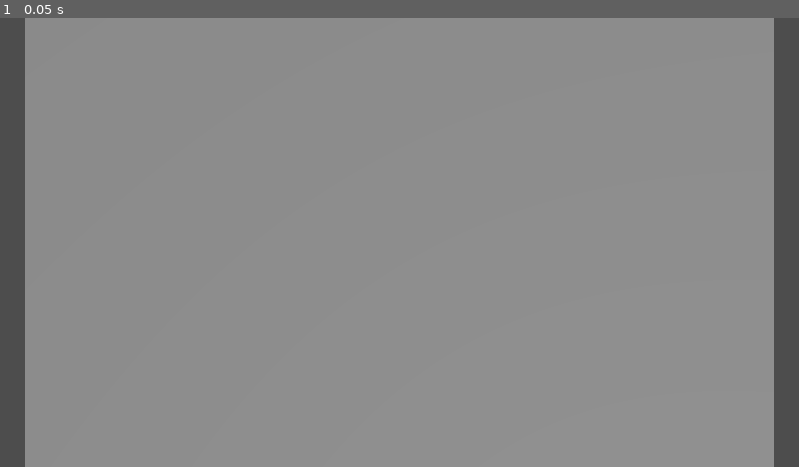
Above: before the commit, frame 1.
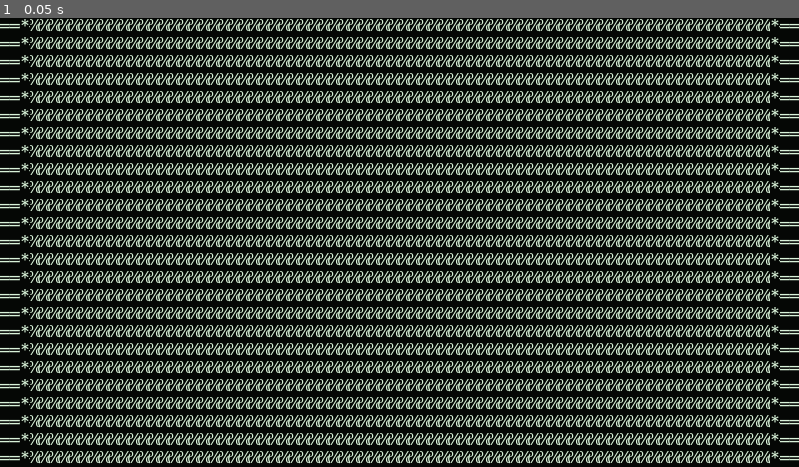
Above: after the commit, the same moment.

Repository: sylwolveryn/godot-narrator
Game: Godot game, scene res://main.tscn
Same seed, same stepped clock (60 frames per second), same inputs: the game is played once before the commit and once after it.
Inputs:
- Up to frame 1 (0.05 s): no input

The runs differ from the first frame. In frame 1, 94% of the frame differs, in the area x 0-100%, y 0-100%.

Commit message:
Add ASCII post-process shader and overlay-layer decision
Implements task-003 and task-004 (decision-001).

Co-Authored-By: Claude Opus 5.5 <noreply@anthropic.com>

Diff:
--- a/main.tscn
+++ b/main.tscn
@@ -1,59 +1,83 @@
 [gd_scene format=3 uid="uid://cd1bjpboqyi2w"]
 
-[ext_resource type="Script" path="res://scripts/rendering/camera_rig.gd" id="1_1bvp3"]
-[ext_resource type="Resource" path="res://resources/config/camera_top_down.tres" id="2_lquwl"]
-[ext_resource type="Script" path="res://scripts/core/run_manager.gd" id="3_7mycd"]
-[ext_resource type="Resource" path="res://resources/config/run_config.tres" id="4_272bh"]
+[ext_resource type="Script" path="res://scripts/rendering/camera_rig.gd" id="1_272bh"]
+[ext_resource type="Resource" path="res://resources/config/camera_top_down.tres" id="2_5vw27"]
+[ext_resource type="Script" path="res://scripts/rendering/ascii_post_process.gd" id="3_kek77"]
+[ext_resource type="Resource" path="res://resources/config/ascii_config.tres" id="4_4c57u"]
+[ext_resource type="Shader" path="res://shaders/ascii_post.gdshader" id="5_efxa6"]
+[ext_resource type="Script" path="res://scripts/core/run_manager.gd" id="6_dg77c"]
+[ext_resource type="Resource" path="res://resources/config/run_config.tres" id="7_ycdy4"]
 
-[sub_resource type="PlaneMesh" id="PlaneMesh_5vw27"]
+[sub_resource type="PlaneMesh" id="PlaneMesh_w48qg"]
 size = Vector2(20, 20)
 
-[sub_resource type="BoxMesh" id="BoxMesh_kek77"]
+[sub_resource type="BoxMesh" id="BoxMesh_vivmo"]
 size = Vector3(20, 1, 1)
 
-[sub_resource type="BoxShape3D" id="BoxShape3D_4c57u"]
+[sub_resource type="BoxShape3D" id="BoxShape3D_2cqfq"]
 size = Vector3(20, 1, 1)
 
-[sub_resource type="BoxMesh" id="BoxMesh_efxa6"]
+[sub_resource type="BoxMesh" id="BoxMesh_yaehf"]
 size = Vector3(20, 1, 1)
 
-[sub_resource type="BoxShape3D" id="BoxShape3D_dg77c"]
+[sub_resource type="BoxShape3D" id="BoxShape3D_074og"]
 size = Vector3(20, 1, 1)
 
-[node name="Main" type="Node3D" unique_id=937857213]
+[sub_resource type="ShaderMaterial" id="ShaderMaterial_cegan"]
+shader = ExtResource("5_efxa6")
+shader_parameter/cell_px = null
+shader_parameter/glyph_count = null
+shader_parameter/fg_color = null
+shader_parameter/bg_color = null
+shader_parameter/scene_color_mix = null
+shader_parameter/brightness_gain = null
 
-[node name="World" type="Node3D" parent="." unique_id=1302900447]
+[node name="Main" type="Node3D" unique_id=1175093792]
 
-[node name="Floor" type="MeshInstance3D" parent="World" unique_id=1738030783]
-mesh = SubResource("PlaneMesh_5vw27")
+[node name="World" type="Node3D" parent="." unique_id=2136756436]
 
-[node name="WallNorth" type="StaticBody3D" parent="World" unique_id=982489944]
+[node name="Floor" type="MeshInstance3D" parent="World" unique_id=1299843974]
+mesh = SubResource("PlaneMesh_w48qg")
+
+[node name="WallNorth" type="StaticBody3D" parent="World" unique_id=1592742581]
 transform = Transform3D(1, 0, 0, 0, 1, 0, 0, 0, 1, 0, 0.5, -10)
 
-[node name="Mesh" type="MeshInstance3D" parent="World/WallNorth" unique_id=100573535]
-mesh = SubResource("BoxMesh_kek77")
+[node name="Mesh" type="MeshInstance3D" parent="World/WallNorth" unique_id=1506100311]
+mesh = SubResource("BoxMesh_vivmo")
 
-[node name="Collision" type="CollisionShape3D" parent="World/WallNorth" unique_id=2007479619]
-shape = SubResource("BoxShape3D_4c57u")
+[node name="Collision" type="CollisionShape3D" parent="World/WallNorth" unique_id=1293760686]
+shape = SubResource("BoxShape3D_2cqfq")
 
-[node name="WallSouth" type="StaticBody3D" parent="World" unique_id=41792913]
+[node name="WallSouth" type="StaticBody3D" parent="World" unique_id=2053143566]
 transform = Transform3D(1, 0, 0, 0, 1, 0, 0, 0, 1, 0, 0.5, 10)
 
-[node name="Mesh" type="MeshInstance3D" parent="World/WallSouth" unique_id=474874762]
-mesh = SubResource("BoxMesh_efxa6")
+[node name="Mesh" type="MeshInstance3D" parent="World/WallSouth" unique_id=1949095706]
+mesh = SubResource("BoxMesh_yaehf")
 
-[node name="Collision" type="CollisionShape3D" parent="World/WallSouth" unique_id=2014974409]
-shape = SubResource("BoxShape3D_dg77c")
+[node name="Collision" type="CollisionShape3D" parent="World/WallSouth" unique_id=1937192531]
+shape = SubResource("BoxShape3D_074og")
 
-[node name="Sun" type="DirectionalLight3D" parent="World" unique_id=1968205849]
+[node name="Sun" type="DirectionalLight3D" parent="World" unique_id=1177100858]
 transform = Transform3D(0.8660254, -0.43301272, 0.24999999, 0, 0.49999997, 0.86602545, -0.5, -0.75, 0.43301266, 0, 0, 0)
 
-[node name="CameraRig" type="Node3D" parent="." unique_id=641439438]
-script = ExtResource("1_1bvp3")
-view_config = ExtResource("2_lquwl")
+[node name="CameraRig" type="Node3D" parent="." unique_id=1193403344]
+script = ExtResource("1_272bh")
+view_config = ExtResource("2_5vw27")
 
-[node name="Camera3D" type="Camera3D" parent="CameraRig" unique_id=180941307]
+[node name="Camera3D" type="Camera3D" parent="CameraRig" unique_id=1605414233]
 
-[node name="RunManager" type="Node" parent="." unique_id=1514811637]
-script = ExtResource("3_7mycd")
-config = ExtResource("4_272bh")
+[node name="AsciiPostProcess" type="CanvasLayer" parent="." unique_id=490325002]
+layer = 0
+script = ExtResource("3_kek77")
+config = ExtResource("4_4c57u")
+
+[node name="Screen" type="ColorRect" parent="AsciiPostProcess" unique_id=2087754397]
+material = SubResource("ShaderMaterial_cegan")
+anchors_preset = 15
+anchor_right = 1.0
+anchor_bottom = 1.0
+mouse_filter = 2
+
+[node name="RunManager" type="Node" parent="." unique_id=2129129710]
+script = ExtResource("6_dg77c")
+config = ExtResource("7_ycdy4")
--- /dev/null
+++ b/resources/config/ascii_config.tres
@@ -0,0 +1,7 @@
+[gd_resource type="Resource" script_class="AsciiConfig" format=3]
+
+[ext_resource type="Script" path="res://scripts/rendering/ascii_config.gd" id="1_7rq5x"]
+
+[resource]
+script = ExtResource("1_7rq5x")
+font_names = PackedStringArray("Consolas", "Courier New", "monospace")
--- /dev/null
+++ b/scripts/rendering/ascii_config.gd
@@ -0,0 +1,22 @@
+class_name AsciiConfig
+extends Resource
+## Tunables for the ASCII post-process. Instance: resources/config/ascii_config.tres.
+
+## Master switch. When false the 3D render is shown unmodified (debugging).
+@export var enabled: bool = true
+## Size of one glyph cell in screen pixels.
+@export var cell_size: Vector2i = Vector2i(10, 18)
+## Glyphs ordered from darkest to brightest. The first one is usually a space.
+@export var glyph_ramp: String = " .:-=+*#%@"
+## Preferred monospace system fonts, first available wins.
+@export var font_names: PackedStringArray = PackedStringArray(["Consolas", "Courier New", "monospace"])
+## Font size used to rasterise the glyph atlas, in pixels.
+@export var font_size: int = 16
+## Glyph colour.
+@export var foreground_color: Color = Color(0.85, 0.95, 0.85)
+## Cell background colour.
+@export var background_color: Color = Color(0.02, 0.03, 0.02)
+## 0 = glyphs use foreground_color, 1 = glyphs use the scene colour of the cell.
+@export_range(0.0, 1.0) var scene_color_mix: float = 0.0
+## Multiplier applied to the sampled luminance before choosing a glyph.
+@export var brightness_gain: float = 1.6
--- /dev/null
+++ b/scripts/rendering/ascii_post_process.gd
@@ -0,0 +1,81 @@
+class_name AsciiPostProcess
+extends CanvasLayer
+## Full-screen ASCII post-process. Owns a ColorRect (child "Screen") that carries the
+## ascii_post shader. The glyph atlas is rasterised once from the configured font.
+
+@export var config: AsciiConfig
+
+@onready var _screen: ColorRect = $Screen
+
+
+func _ready() -> void:
+	if config == null:
+		config = AsciiConfig.new()
+	await _build_atlas_and_apply()
+
+
+## Enables or disables the effect at runtime (debug toggle).
+func set_enabled(value: bool) -> void:
+	config.enabled = value
+	_screen.visible = value
+
+
+func _build_atlas_and_apply() -> void:
+	_screen.visible = config.enabled
+	var count: int = config.glyph_ramp.length()
+	if count < 2:
+		push_error("AsciiConfig.glyph_ramp needs at least 2 glyphs.")
+		return
+	var atlas := await _rasterise_atlas()
+	var mat := _screen.material as ShaderMaterial
+	mat.set_shader_parameter("glyph_atlas", atlas)
+	mat.set_shader_parameter("cell_px", Vector2(config.cell_size))
+	mat.set_shader_parameter("glyph_count", count)
+	mat.set_shader_parameter("fg_color", config.foreground_color)
+	mat.set_shader_parameter("bg_color", config.background_color)
+	mat.set_shader_parameter("scene_color_mix", config.scene_color_mix)
+	mat.set_shader_parameter("brightness_gain", config.brightness_gain)
+
+
+## Draws every ramp glyph into a one-row SubViewport and copies it into an ImageTexture.
+func _rasterise_atlas() -> ImageTexture:
+	var count: int = config.glyph_ramp.length()
+	var font := SystemFont.new()
+	font.font_names = config.font_names
+	font.antialiasing = TextServer.FONT_ANTIALIASING_GRAY
+
+	var vp := SubViewport.new()
+	vp.size = Vector2i(config.cell_size.x * count, config.cell_size.y)
+	vp.transparent_bg = false
+	vp.render_target_update_mode = SubViewport.UPDATE_ONCE
+	var canvas := _AtlasCanvas.new()
+	canvas.font = font
+	canvas.ramp = config.glyph_ramp
+	canvas.cell = config.cell_size
+	canvas.font_size = config.font_size
+	vp.add_child(canvas)
+	add_child(vp)
+	await RenderingServer.frame_post_draw
+	var img: Image = vp.get_texture().get_image()
+	vp.queue_free()
+	img.convert(Image.FORMAT_RGBA8)
+	return ImageTexture.create_from_image(img)
+
+
+## Helper node that paints white glyphs on black, one per cell.
+class _AtlasCanvas extends Control:
+	var font: Font
+	var ramp: String
+	var cell: Vector2i
+	var font_size: int
+
+	func _draw() -> void:
+		draw_rect(Rect2(Vector2.ZERO, Vector2(cell.x * ramp.length(), cell.y)), Color.BLACK)
+		var ascent: float = font.get_ascent(font_size)
+		var height: float = font.get_height(font_size)
+		for i in ramp.length():
+			var ch := ramp[i]
+			var w: float = font.get_string_size(ch, HORIZONTAL_ALIGNMENT_LEFT, -1, font_size).x
+			var x: float = i * cell.x + (cell.x - w) * 0.5
+			var y: float = (cell.y - height) * 0.5 + ascent
+			draw_string(font, Vector2(x, y), ch, HORIZONTAL_ALIGNMENT_LEFT, -1, font_size, Color.WHITE)
--- /dev/null
+++ b/shaders/ascii_post.gdshader
@@ -0,0 +1,37 @@
+shader_type canvas_item;
+// Converts the rendered screen into ASCII glyphs. Uniforms are set by AsciiPostProcess.
+
+uniform sampler2D screen_tex : hint_screen_texture, filter_nearest;
+uniform sampler2D glyph_atlas : filter_nearest;
+uniform vec2 cell_px = vec2(10.0, 18.0);
+uniform int glyph_count = 10;
+uniform vec4 fg_color : source_color = vec4(0.85, 0.95, 0.85, 1.0);
+uniform vec4 bg_color : source_color = vec4(0.02, 0.03, 0.02, 1.0);
+uniform float scene_color_mix = 0.0;
+uniform float brightness_gain = 1.6;
+
+void fragment() {
+	vec2 px = FRAGCOORD.xy;
+	vec2 cell = floor(px / cell_px);
+	vec2 local = floor(px - cell * cell_px);
+	vec2 origin = cell * cell_px;
+
+	// Average a 3x3 grid of samples across the cell.
+	vec3 sum = vec3(0.0);
+	for (int y = 0; y < 3; y++) {
+		for (int x = 0; x < 3; x++) {
+			vec2 p = origin + cell_px * (vec2(float(x), float(y)) + 0.5) / 3.0;
+			sum += texture(screen_tex, p * SCREEN_PIXEL_SIZE).rgb;
+		}
+	}
+	vec3 avg = sum / 9.0;
+	float lum = clamp(dot(avg, vec3(0.299, 0.587, 0.114)) * brightness_gain, 0.0, 1.0);
+
+	int idx = int(floor(lum * float(glyph_count - 1) + 0.5));
+	vec2 uv = vec2((float(idx) * cell_px.x + local.x + 0.5) / (float(glyph_count) * cell_px.x),
+			(local.y + 0.5) / cell_px.y);
+	float mask = texture(glyph_atlas, uv).r;
+
+	vec3 glyph_col = mix(fg_color.rgb, normalize(avg + vec3(0.0001)) * 1.2, scene_color_mix);
+	COLOR = vec4(mix(bg_color.rgb, glyph_col, mask), 1.0);
+}
--- a/tools/build_main_scene.gd
+++ b/tools/build_main_scene.gd
@@ -45,6 +45,21 @@
 	var cam := Camera3D.new()
 	cam.name = "Camera3D"
 	_add(rig, cam)
+
+	# Layer 0 post-process: reads the 3D render and replaces it with glyphs.
+	var ascii: CanvasLayer = load("res://scripts/rendering/ascii_post_process.gd").new()
+	ascii.name = "AsciiPostProcess"
+	ascii.layer = 0
+	ascii.set("config", load(CFG + "ascii_config.tres"))
+	_add(root, ascii)
+	var screen := ColorRect.new()
+	screen.name = "Screen"
+	screen.set_anchors_preset(Control.PRESET_FULL_RECT)
+	screen.mouse_filter = Control.MOUSE_FILTER_IGNORE
+	var mat := ShaderMaterial.new()
+	mat.shader = load("res://shaders/ascii_post.gdshader")
+	screen.material = mat
+	_add(ascii, screen)
 
 	var runs: Node = load("res://scripts/core/run_manager.gd").new()
 	runs.name = "RunManager"
--- a/tools/build_resources.gd
+++ b/tools/build_resources.gd
@@ -9,6 +9,7 @@
 	var ok := true
 	ok = _save(RunConfig.new(), "run_config.tres") and ok
 	ok = _save(WorldConfig.new(), "world_config.tres") and ok
+	ok = _save(AsciiConfig.new(), "ascii_config.tres") and ok
 
 	var top_down := CameraViewConfig.new()
 	ok = _save(top_down, "camera_top_down.tres") and ok
Not shown, added: scripts/rendering/ascii_config.gd.uid
Not shown, added: scripts/rendering/ascii_post_process.gd.uid
Not shown, added: shaders/ascii_post.gdshader.uid
Not shown, added: tools/test_camera_rig.gd.uid
Not shown, added: tools/test_run_manager.gd.uid
Not shown, changed: backlog/decisions/decision-001 - Narration-and-menus-render-on-an-overlay-layer-above-the-ASCII-shader.md
Not shown, changed: docs/game_design.md
